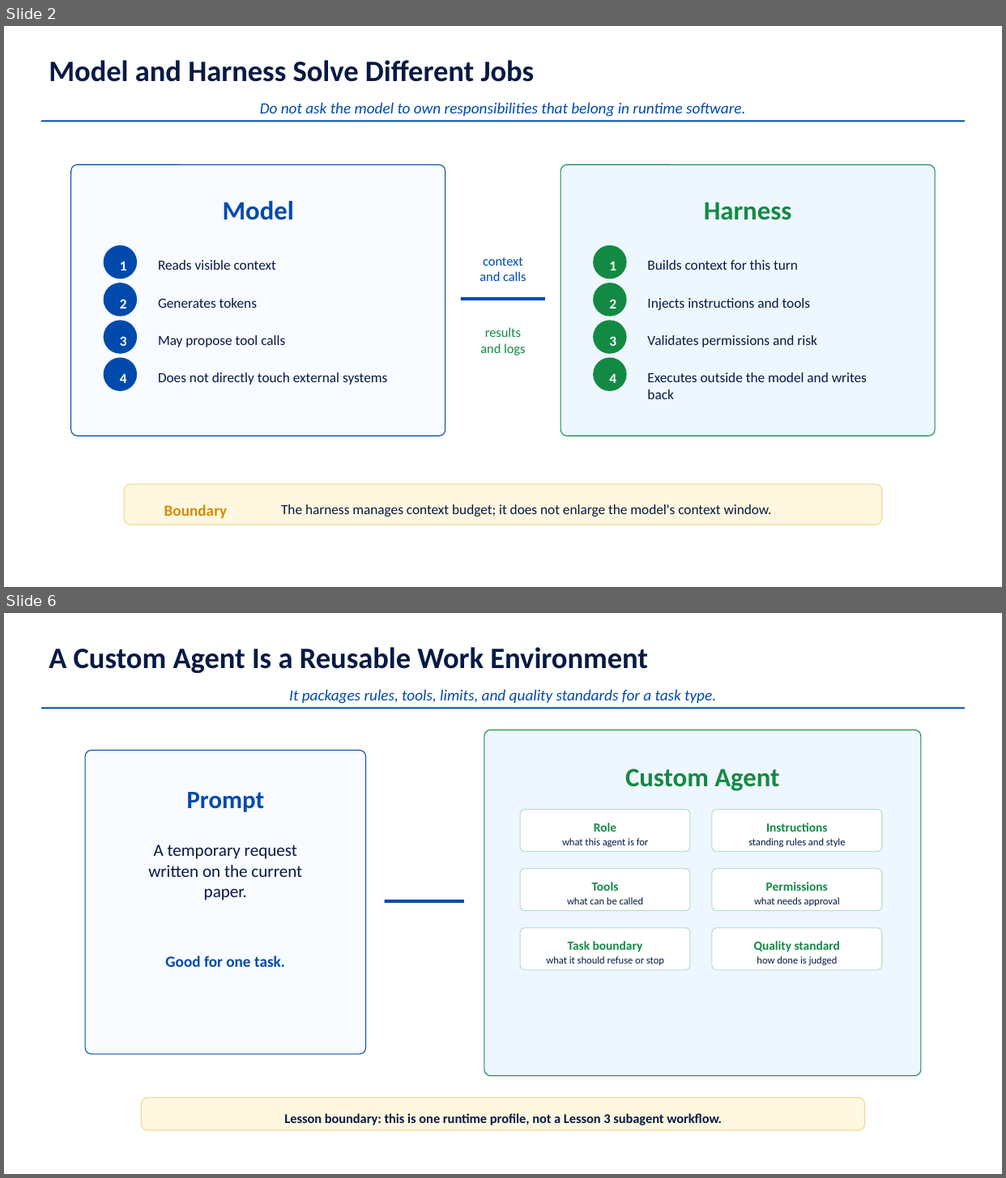
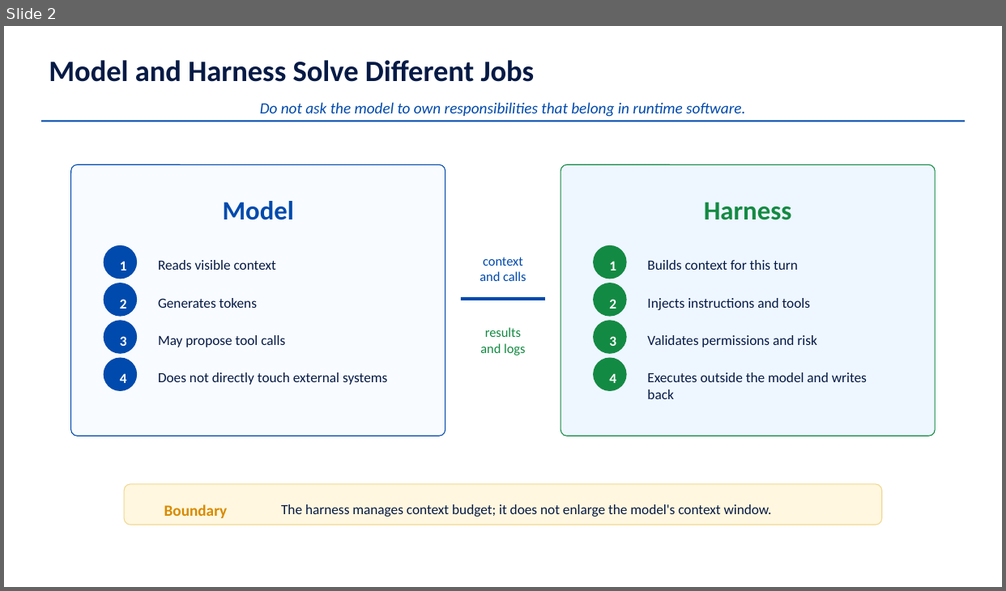
Before and after one commit to chinawrj/AIFing, a slide deck: decks/lesson-02-harness-engineering.pptx. Shown one above the other, each under a label of ours: slides 2 and 6 before the commit, slide 2 after it; the slides between them are not shown. The pictures are 1006x1178 and 1006x591 pixels, drawn with LibreOffice and Linux fonts; fonts in the diff are those of the drawing. Boxes give left, top, right and bottom in pixels: in the first picture for what was removed or moved away, otherwise in the second. Text is boxed around its words. In the diff, an @@ line names an element or a change of style, - is before the commit and + after.

Commit message:
Refine lesson 2 context loading strategy

```diff
--- a/decks/lesson-02-harness-engineering.pptx
+++ b/decks/lesson-02-harness-engineering.pptx
@@ slide 6 removed at [4,613,1002,1174], background #FFFFFF @@
@@ text removed at [49,647,648,674] @@
-A Custom Agent Is a Reusable Work Environment
@@ line removed from (41, 708) to (965, 708) @@
@@ text removed at [289,689,716,704] @@
-It packages rules, tools, limits, and quality standards for a task type.
@@ rounded rectangle removed at [484,730,921,1076] @@
@@ rounded rectangle removed at [85,750,365,1054] @@
@@ text removed at [625,769,779,791] @@
-Custom Agent
@@ text removed at [187,792,265,812] @@
-Prompt
@@ rounded rectangle removed at [521,809,691,851] @@
@@ text removed at [594,823,616,832] @@
-Role
@@ rounded rectangle removed at [712,809,882,851] @@
@@ text removed at [766,823,827,832] @@
-Instructions
@@ text removed at [148,845,302,901] @@
-A temporary request written on the current paper.
@@ text removed at [562,838,649,847] @@
-what this agent is for
@@ text removed at [748,838,846,847] @@
-standing rules and style
@@ rounded rectangle removed at [521,869,691,911] @@
@@ rounded rectangle removed at [712,869,882,911] @@
@@ line removed from (385, 901) to (464, 901) @@
@@ text removed at [567,897,644,905] @@
-what can be called
@@ text removed at [592,882,619,891] @@
-Tools
@@ text removed at [754,897,840,906] @@
-what needs approval
@@ text removed at [766,882,828,891] @@
-Permissions
@@ rounded rectangle removed at [521,928,691,970] @@
@@ rounded rectangle removed at [712,928,882,970] @@
@@ text removed at [568,941,643,952] @@
-Task boundary
@@ text removed at [754,941,840,952] @@
-Quality standard
@@ text removed at [165,956,285,967] @@
-Good for one task.
@@ text removed at [546,956,664,965] @@
-what it should refuse or stop
@@ text removed at [756,956,837,965] @@
-how done is judged
@@ rounded rectangle removed at [141,1098,865,1131] @@
@@ text removed at [284,1114,722,1126] @@
-Lesson boundary: this is one runtime profile, not a Lesson 3 subagent workflow.
```
Also in this commit, not shown: 6 slides changed, 3 slides added, 2 other slides removed, 15 other files.
